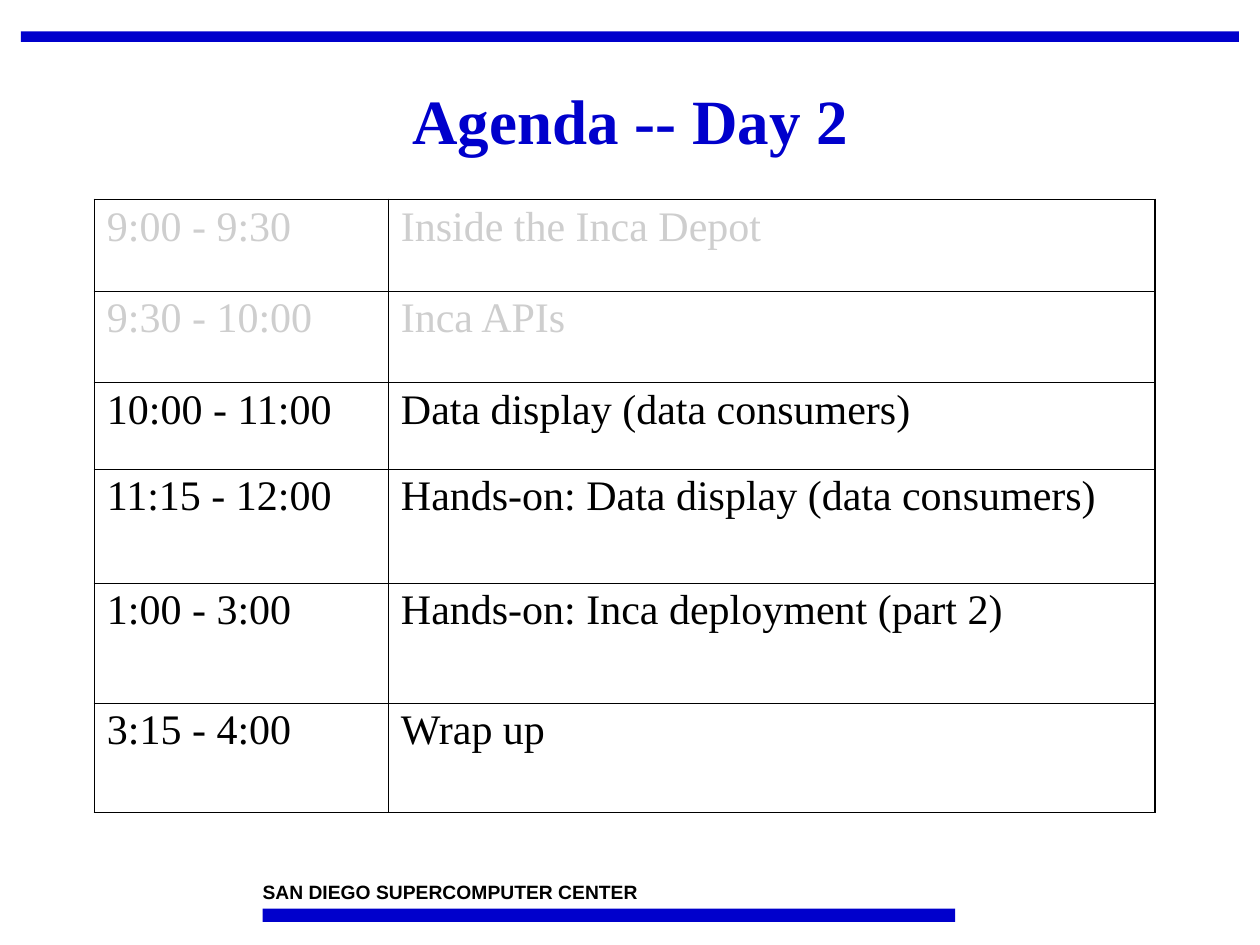
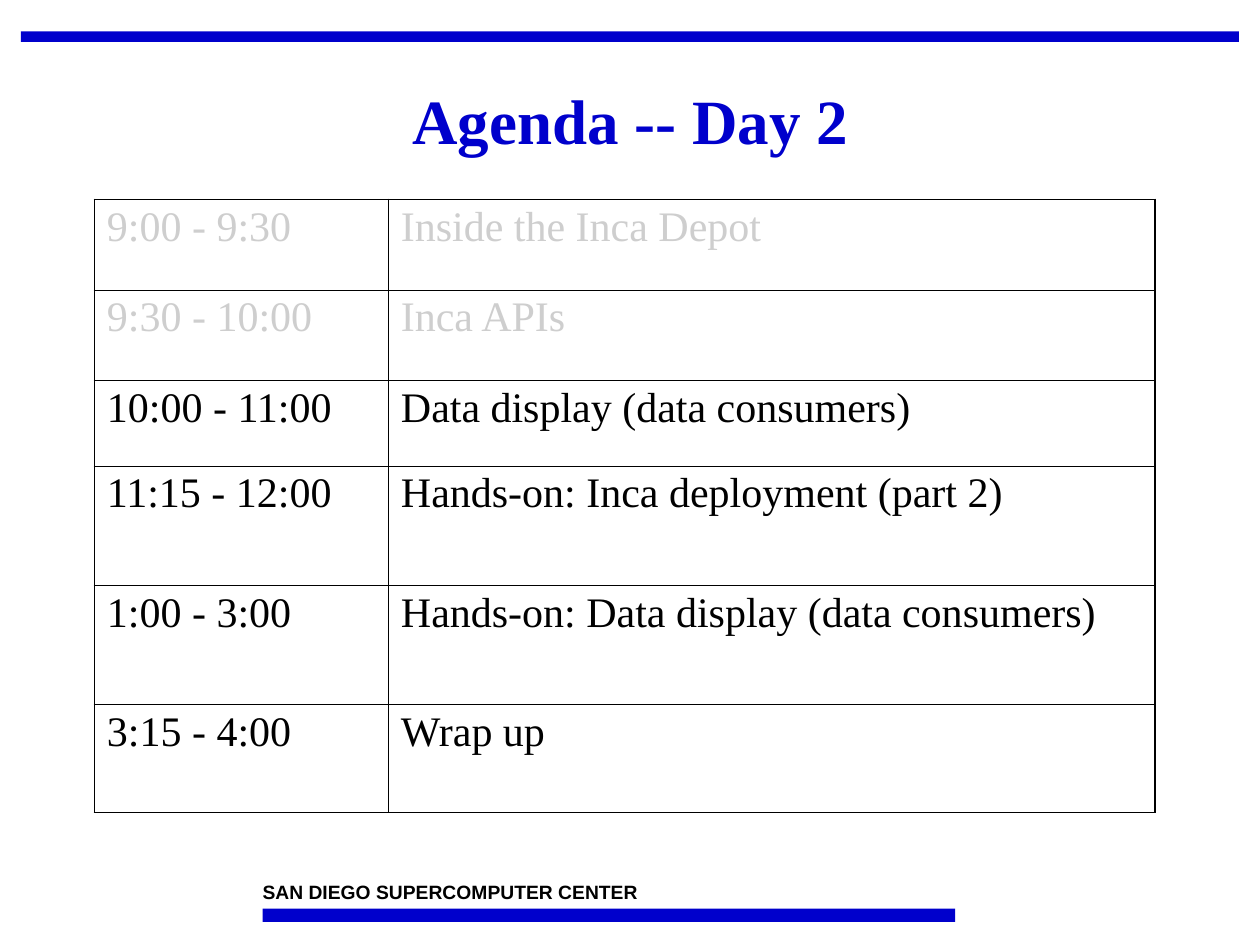
Before and after one commit to IncaProject/inca-xsede, a slide deck: slide 10 of talks/2008workshop/apis.ppt (slide 9 before the commit). Drawn at 1260x945 pixels with LibreOffice and Linux fonts; fonts in the diff are those of the drawing; background and template pictures are left out. Boxes give left, top, right and bottom in pixels: in the first picture for what was removed or moved away, otherwise in the second. Text is boxed around its words. In the diff, an @@ line names an element or a change of style, - is before the commit and + after.

```diff
--- a/talks/2008workshop/apis.ppt
+++ b/talks/2008workshop/apis.ppt
@@ table at (x1=94, y1=199, x2=1154, y2=813) @@
-row 4, column 2: Hands-on: Data display (data consumers)
+row 4, column 2: Hands-on: Inca deployment (part 2)
-row 5, column 2: Hands-on: Inca deployment (part 2)
+row 5, column 2: Hands-on: Data display (data consumers)
```
Also in this commit, not shown: 1 slide added.
